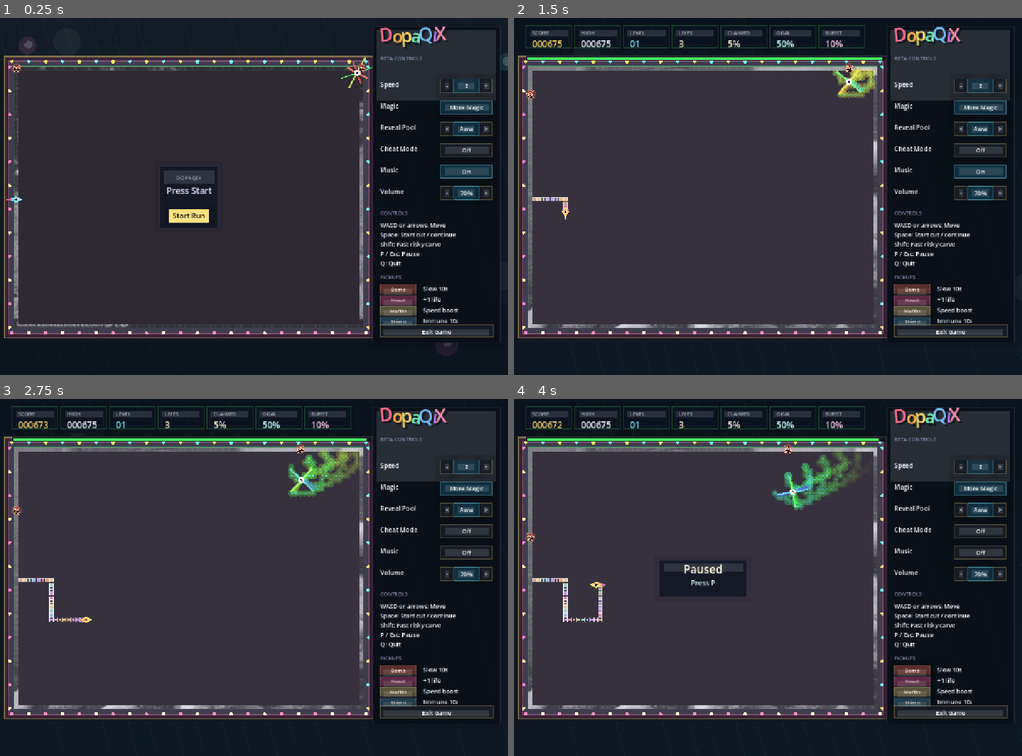
Above: before the commit, frames 1-4 (two rows, left to right).
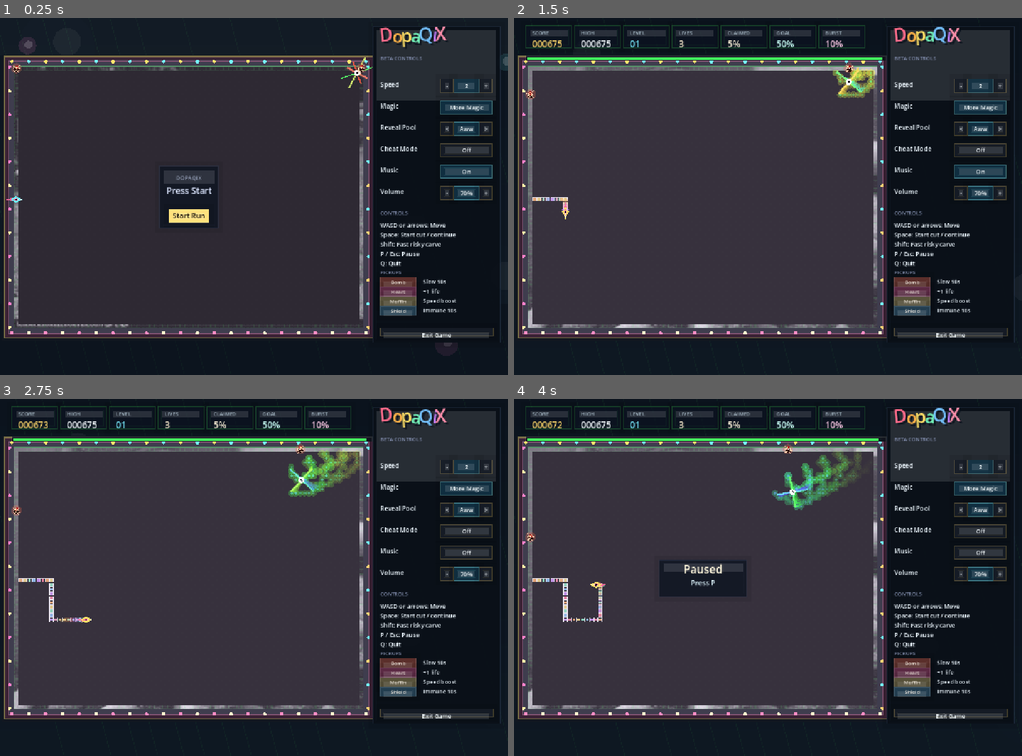
Above: after the commit, the same moments.

Repository: soolafsen/DopaQixNative2
Game: Godot game, scene res://main.tscn
Same seed, same stepped clock (60 frames per second), same inputs: the game is played once before the commit and once after it.
Inputs (mouse positions are in pixels of both pictures, inside the frame that each line leads up to):
- Up to frame 1 (0.25 s): no input
- Up to frame 2 (1.5 s): tap Enter at 0.5 s; move the mouse to (879, 178) at 0.52 s; hold D (move_right) 0.53-1.28 s; tap Space (accept) at 0.6 s; click (879, 178) at 0.67 s; move the mouse to (666, 214) at 1.27 s; hold S (move_down) from 1.28 s (still down); tap Shift (boost_cut) at 1.35 s
- Up to frame 3 (2.75 s): move the mouse to (304, 498) at 2.02 s; release S (move_down) at 2.03 s; hold D (move_right) from 2.03 s (still down); hold M (toggle_music) from 2.03 s (still down)
- Up to frame 4 (4 s): move the mouse to (742, 648) at 2.77 s; release D (move_right) at 2.78 s; release M (toggle_music) at 2.78 s; hold W (move_up) 2.78-3.53 s; tap Enter at 2.85 s; click (742, 648) at 2.92 s; move the mouse to (920, 631) at 3.52 s; hold A (move_left) from 3.53 s (still down); tap P at 3.6 s

The runs differ from the first frame. In frame 1, 1.5% of the frame differs, in the area x 74-98%, y 70-90%; in frame 2, 1.5%; in frame 3, 1.5%; in frame 4, 1.5%.

Commit message:
fix(ui): clear exit button overlap
Move the exit control below the pickup legend and tighten the lower sidebar spacing so the legend stays readable.

Diff:
--- a/scripts/game.gd
+++ b/scripts/game.gd
@@ -1759,7 +1759,7 @@
 
 func _options_exit_rect() -> Rect2:
 	var panel := _options_panel_rect()
-	return Rect2(Vector2(panel.position.x + 18.0, panel.end.y - 44.0), Vector2(panel.size.x - 36.0, 30.0))
+	return Rect2(Vector2(panel.position.x + 18.0, panel.end.y - 36.0), Vector2(panel.size.x - 36.0, 20.0))
 
 
 func _control_step_rect(base: Rect2, side: String) -> Rect2:
@@ -2315,8 +2315,8 @@
 	_draw_label(Vector2(panel.position.x + 18.0, panel.position.y + 554.0), "Shift: Fast risky carve", 15, Color("eef8ff"))
 	_draw_label(Vector2(panel.position.x + 18.0, panel.position.y + 578.0), "P / Esc: Pause", 15, Color("eef8ff"))
 	_draw_label(Vector2(panel.position.x + 18.0, panel.position.y + 602.0), "Q: Quit", 15, Color("eef8ff"))
-	_draw_label(Vector2(panel.position.x + 18.0, panel.position.y + 636.0), "PICKUPS", 13, Color("7f8baa"))
-	var legend_y := panel.position.y + 666.0
+	_draw_label(Vector2(panel.position.x + 18.0, panel.position.y + 624.0), "PICKUPS", 13, Color("7f8baa"))
+	var legend_y := panel.position.y + 648.0
 	for legend in [
 		{"text": "Bomb", "desc": "Slow 10s", "fill": Color("5b2f2b")},
 		{"text": "Heart", "desc": "+1 life", "fill": Color("5b2943")},
@@ -2326,8 +2326,8 @@
 		var badge := Rect2(Vector2(panel.position.x + 18.0, legend_y - 16.0), Vector2(90.0, 24.0))
 		_draw_panel(badge, legend["fill"], _with_alpha(Color.WHITE, 0.1))
 		_draw_centered_label(Vector2(badge.get_center().x, badge.position.y + 17.0), legend["text"], 13, Color("fff6ea"))
-		_draw_label(Vector2(panel.position.x + 126.0, legend_y), legend["desc"], 15, Color("eef8ff"))
-		legend_y += 27.0
+		_draw_label(Vector2(panel.position.x + 126.0, legend_y), legend["desc"], 14, Color("eef8ff"))
+		legend_y += 24.0
 	_draw_toggle_pill(_options_exit_rect(), "Exit Game", false)
 
 
